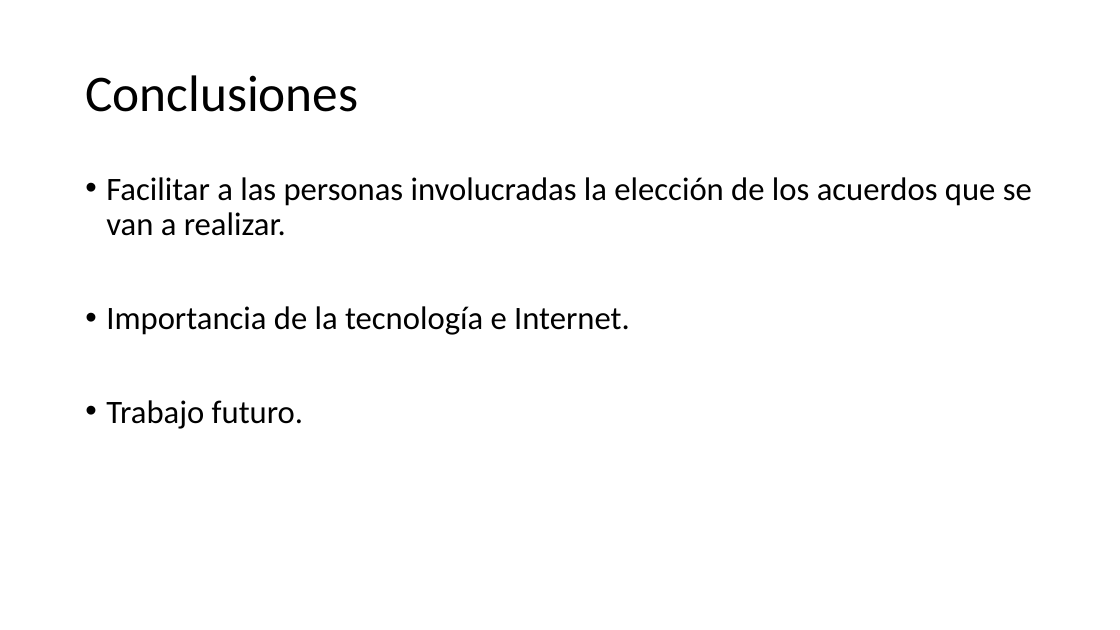
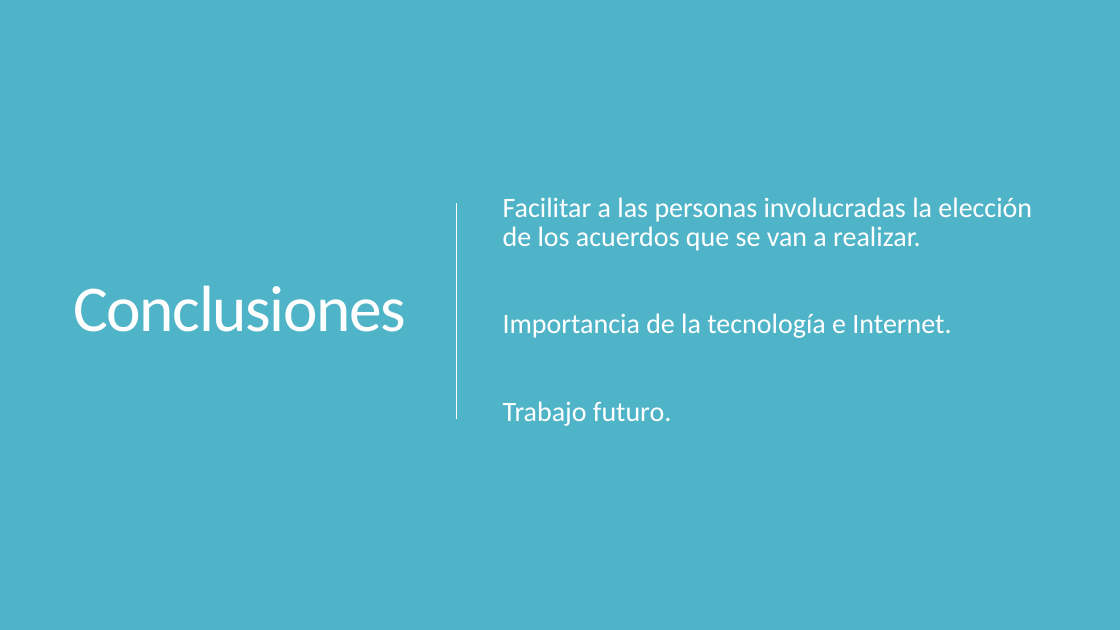
Before and after one commit to javi040898/TFG, a slide deck: slide 7 of Presentacion.pptx (slide 6 before the commit). Drawn at 1120x630 pixels with LibreOffice and Linux fonts; fonts in the diff are those of the drawing. Boxes give left, top, right and bottom in pixels: in the first picture for what was removed or moved away, otherwise in the second. Text is boxed around its words. In the diff, an @@ line names an element or a change of style, - is before the commit and + after.

```diff
--- a/Presentacion.pptx
+++ b/Presentacion.pptx
@@ background #FFFFFF to #000000 @@
@@ rectangle added at bbox=[0, 0, 1120, 630], fill #50B4C8 @@
@@ title "Conclusiones": place and size @@
-title "Conclusiones" at bbox=[85, 75, 358, 112]
+title "Conclusiones" at bbox=[73, 285, 406, 332]
@@ title "Conclusiones" at bbox=[73, 285, 406, 332]: size 44 to 56 pt, text colour #000000 to #FFFFFF, letter spacing 0 to -1.2 pt; line spacing 0.9 to 0.85 @@
@@ text "Facilitar a las personas involucradas ...": place and size @@
-text "Facilitar a las personas involucradas ..." at bbox=[106, 177, 1032, 429]
+text "Facilitar a las personas involucradas ..." at bbox=[503, 197, 1032, 426]
@@ text "Facilitar a las personas involucradas ..." at bbox=[503, 197, 1032, 426]: size 28 to 24 pt, text colour #000000 to #FFFFFF; bullet • to  ; line spacing 0.9 to 0.85; more space between paragraphs; vertical alignment top to middle @@
@@ line added from (457, 203) to (457, 419), #FFFFFF 0.75 pt @@
```
Also in this commit, not shown: 5 other slides changed, 2 slides added, 22 other files.
